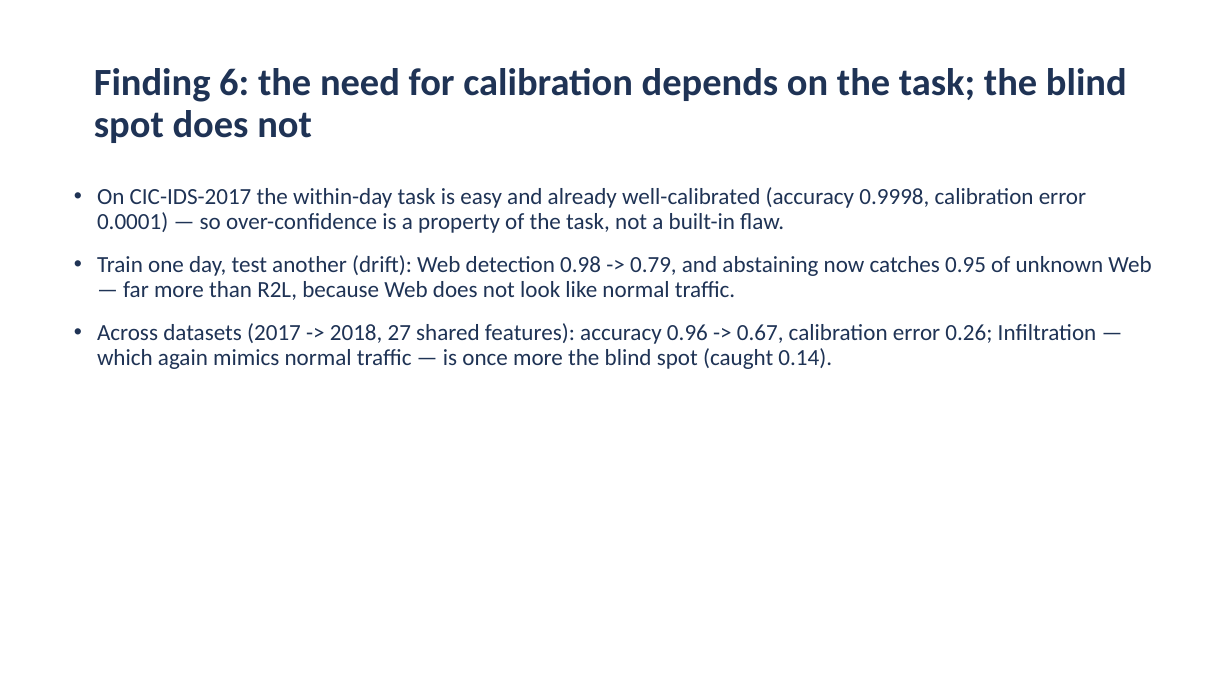
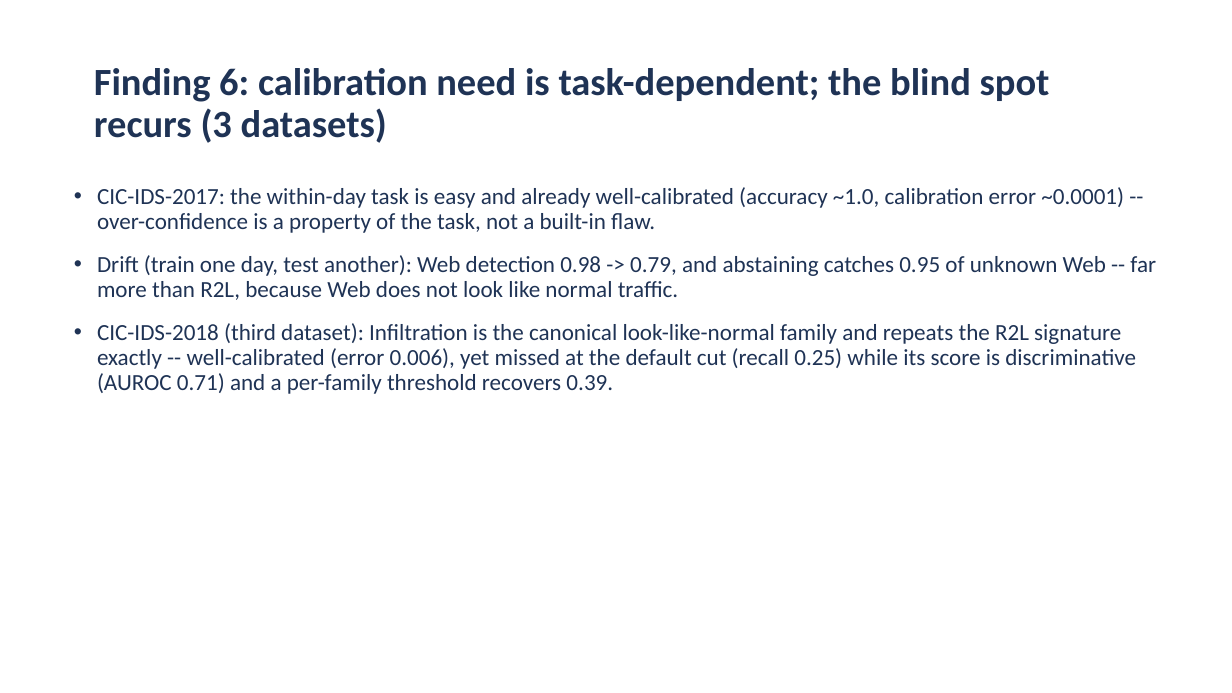
Before and after one commit to aiparallel0/chaoscrypt, a slide deck: slide 13 of papers/paper2-ids-selective/presentation.pptx (slide 12 before the commit). Drawn at 1232x693 pixels with LibreOffice and Linux fonts; fonts in the diff are those of the drawing; background and template pictures are left out. Boxes give left, top, right and bottom in pixels: in the first picture for what was removed or moved away, otherwise in the second. Text is boxed around its words. In the diff, an @@ line names an element or a change of style, - is before the commit and + after.

```diff
--- a/papers/paper2-ids-selective/presentation.pptx
+++ b/papers/paper2-ids-selective/presentation.pptx
@@ title at (94, 68, 1050, 143): text changed @@
-Finding 6: the need for calibration depends on the task; the blind spot does not
+Finding 6: calibration need is task-dependent; the blind spot recurs (3 datasets)
@@ text at (97, 187, 1156, 394): text changed @@
-• On CIC-IDS-2017 the within-day task is easy and already well-calibrated (accuracy 0.9998, calibration error 0.0001) — so over-confidence is a property of the task, not a built-in flaw.
-• Train one day, test another (drift): Web detection 0.98 -> 0.79, and abstaining now catches 0.95 of unknown Web — far more than R2L, because Web does not look like normal traffic.
-• Across datasets (2017 -> 2018, 27 shared features): accuracy 0.96 -> 0.67, calibration error 0.26; Infiltration — which again mimics normal traffic — is once more the blind spot (caught 0.14).
+• CIC-IDS-2017: the within-day task is easy and already well-calibrated (accuracy ~1.0, calibration error ~0.0001) -- over-confidence is a property of the task, not a built-in flaw.
+• Drift (train one day, test another): Web detection 0.98 -> 0.79, and abstaining catches 0.95 of unknown Web -- far more than R2L, because Web does not look like normal traffic.
+• CIC-IDS-2018 (third dataset): Infiltration is the canonical look-like-normal family and repeats the R2L signature exactly -- well-calibrated (error 0.006), yet missed at the default cut (recall 0.25) while its score is discriminative (AUROC 0.71) and a per-family threshold recovers 0.39.
```
Also in this commit, not shown: 3 other slides changed, 4 slides added, 3 slides removed, 26 other files.
